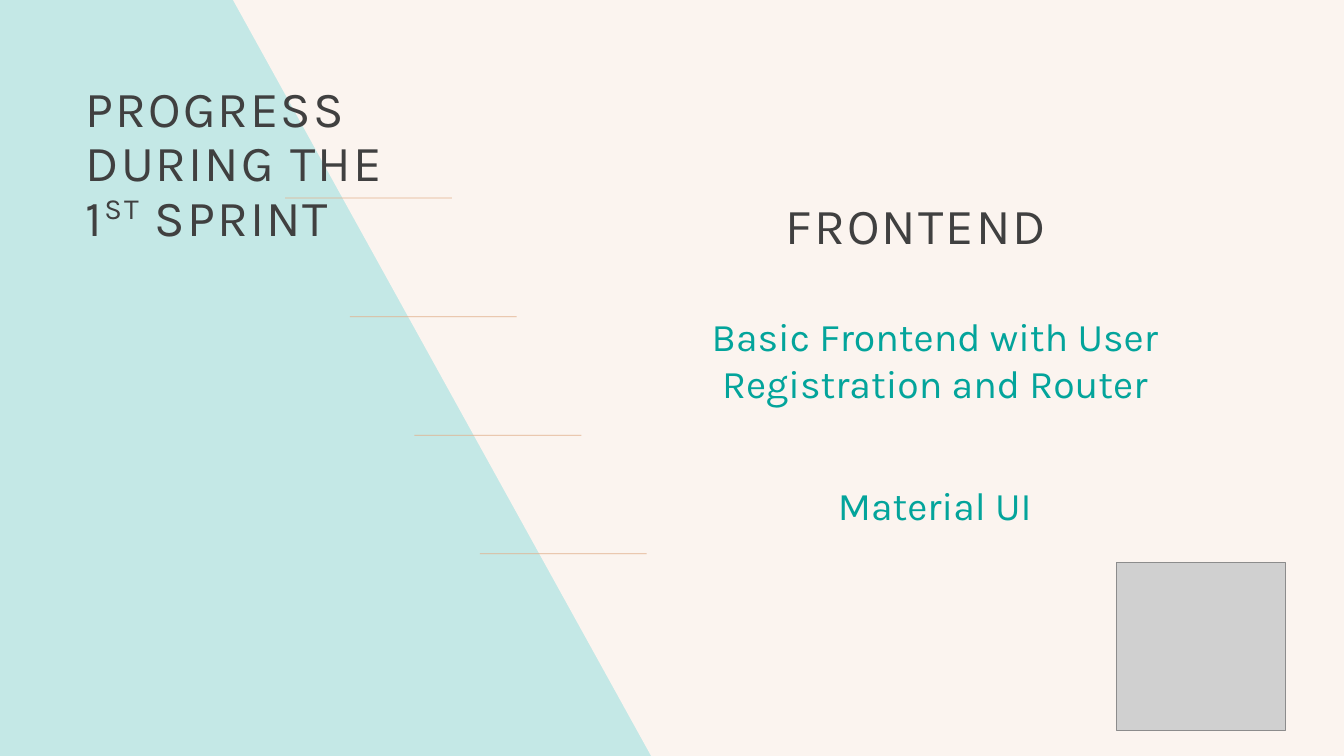
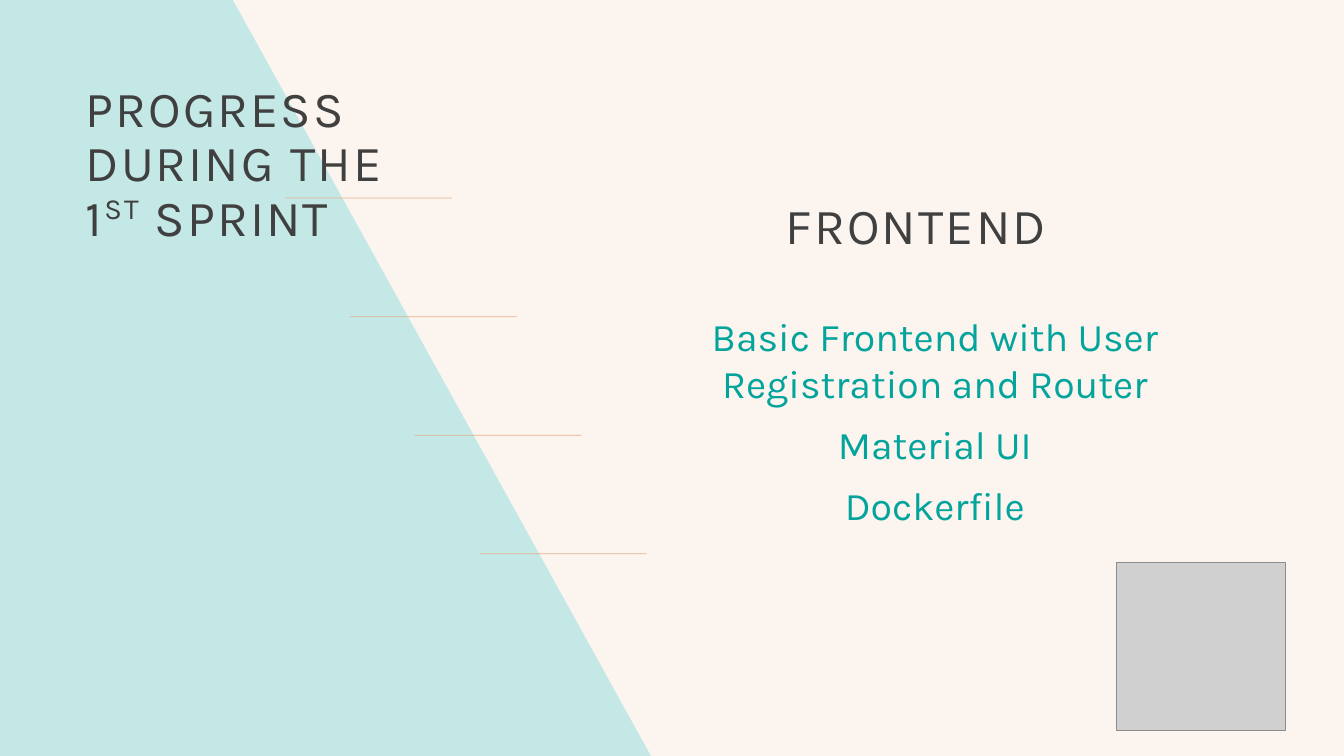
Before and after one commit to lillitaz/codennectApp, a slide deck: slide 4 of codennectPP.odp. Drawn at 1344x756 pixels with LibreOffice and Linux fonts; fonts in the diff are those of the drawing; grey boxes stand for pictures. Boxes give left, top, right and bottom in pixels: in the first picture for what was removed or moved away, otherwise in the second. Text is boxed around its words. In the diff, an @@ line names an element or a change of style, - is before the commit and + after.

```diff
--- a/codennectPP.odp
+++ b/codennectPP.odp
@@ text at (845, 493, 1025, 521): paragraph added @@
+Dockerfile
```
Also in this commit, not shown: 2 other slides changed.
